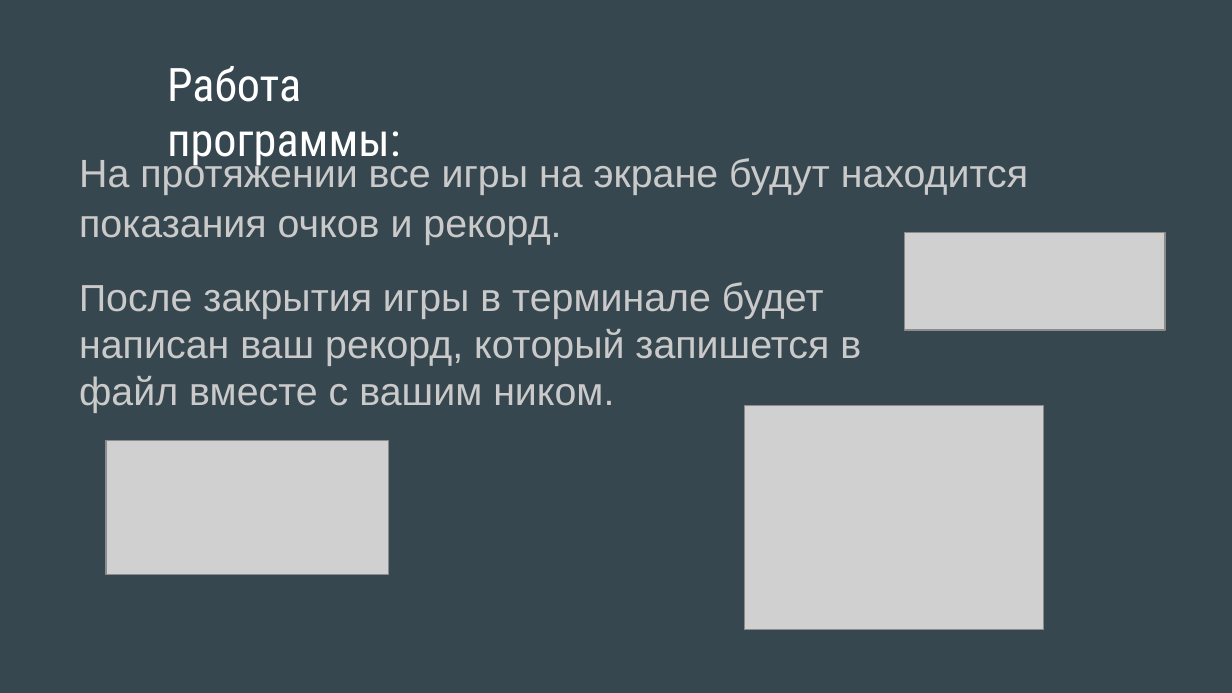
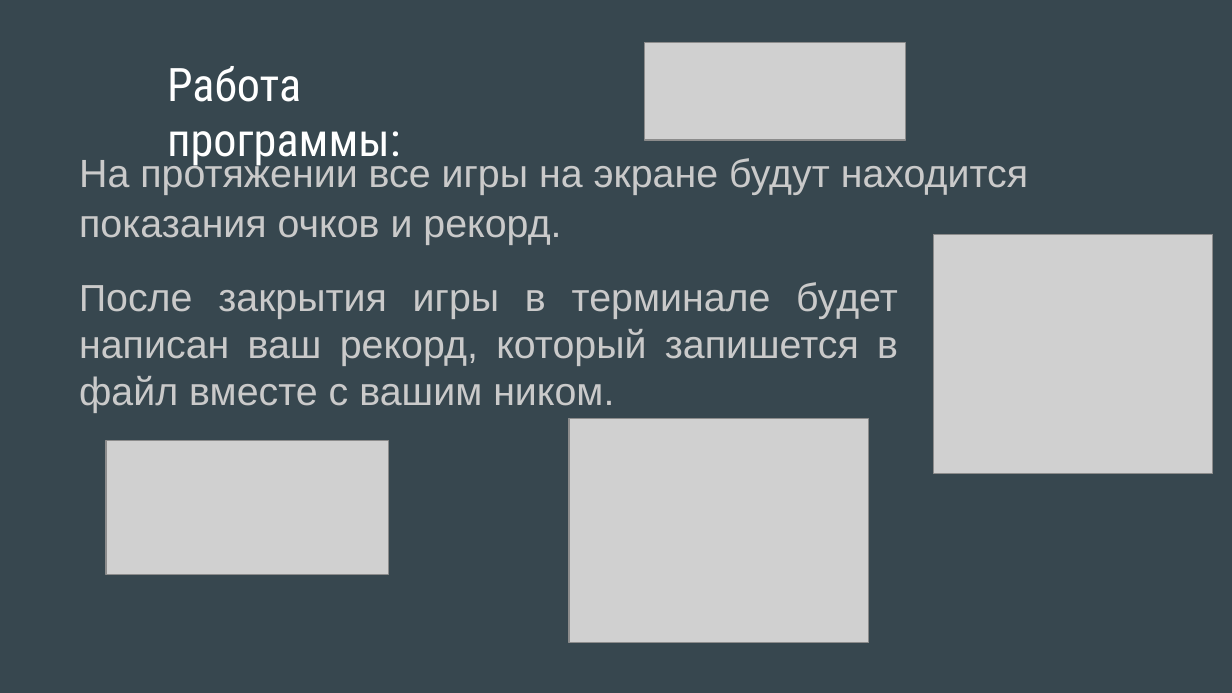
Before and after one commit to SchoolCodeMumladze/Game_Snake, a slide deck: slide 5 of Игра “Змейка”.pptx. Drawn at 1232x693 pixels with LibreOffice and Linux fonts; fonts in the diff are those of the drawing; grey boxes stand for pictures. Boxes give left, top, right and bottom in pixels: in the first picture for what was removed or moved away, otherwise in the second. Text is boxed around its words. In the diff, an @@ line names an element or a change of style, - is before the commit and + after.

```diff
--- a/Игра “Змейка”.pptx
+++ b/Игра “Змейка”.pptx
@@ picture: place and size @@
-picture at [904, 233, 1164, 330]
+picture at [644, 43, 904, 140]
@@ picture added at [934, 234, 1214, 473] @@
@@ text "После закрытия игры в терминале ..." at [79, 282, 898, 413]: alignment left to justified @@
@@ picture: place and size @@
-picture at [744, 405, 1044, 630]
+picture at [569, 419, 869, 643]
```
Also in this commit, not shown: 5 other slides changed, 4 other files.
